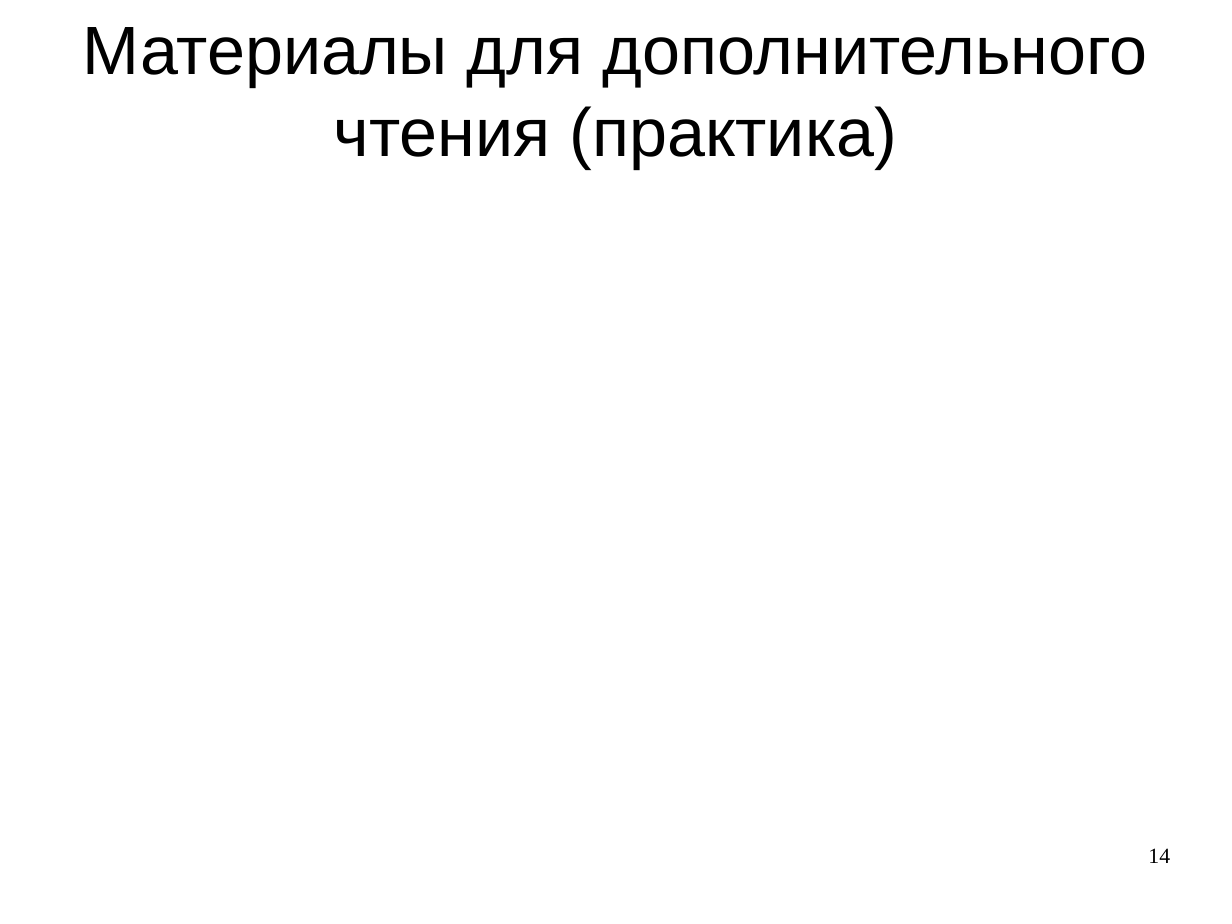
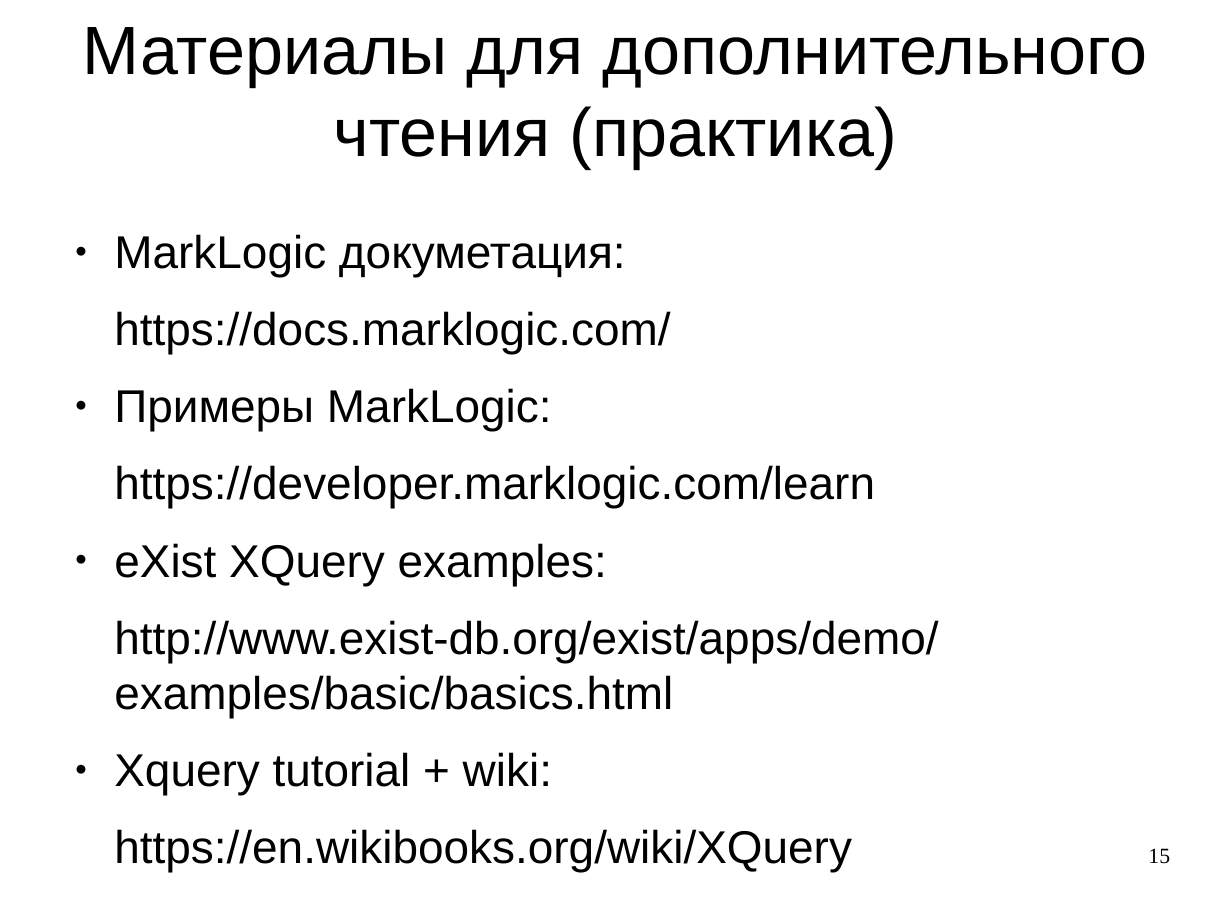
Before and after one commit to DisgustingGust/NXD, a slide deck: slide 15 of 10_NXD.odp (slide 14 before the commit). Drawn at 1232x924 pixels with LibreOffice and Linux fonts; fonts in the diff are those of the drawing; background and template pictures are left out. Boxes give left, top, right and bottom in pixels: in the first picture for what was removed or moved away, otherwise in the second. Text is boxed around its words. In the diff, an @@ line names an element or a change of style, - is before the commit and + after.

```diff
--- a/10_NXD.odp
+++ b/10_NXD.odp
@@ text added at (114,234,938,872), 29.6 pt, text #000000 @@
+● MarkLogic докуметация:
+https://docs.marklogic.com/
+● Примеры MarkLogic:
+https://developer.marklogic.com/learn
+● eXist XQuery examples:
+http://www.exist-db.org/exist/apps/demo/examples/basic/basics.html
+● Xquery tutorial + wiki:
+https://en.wikibooks.org/wiki/XQuery
@@ page number at (1148,848,1170,864): text changed @@
-14
+15
```
Also in this commit, not shown: 5 other slides changed, 2 slides added, 1 slide removed, 3 other files.
